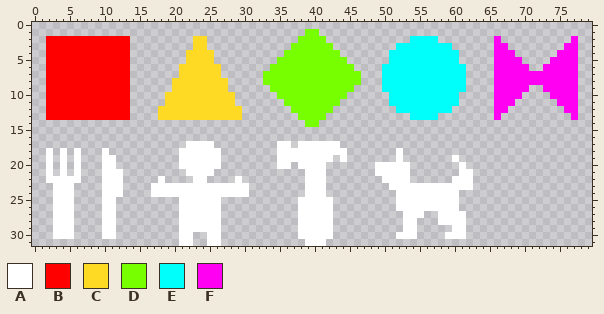
One commit to this sprite sheet: Assets/Graphics/Attributes/Attributes.png. Above: the version before the commit.
The file is 80x32 pixels.
Palette (. is transparent): A #ffffff  B #ff0000  C #ffda24  D #77ff00  E #00fffb  F #ff00f2
Pixels before (only the part around the change), first column x 11:
 0 .....................................................................
 1 ............................DD.......................................
 2 BBB.........CC.............DDDD............EEEE........F..........F..
 3 BBB.........CC............DDDDDD.........EEEEEEEE......FF........FF..
 4 BBB........CCCC..........DDDDDDDD.......EEEEEEEEEE.....FFF......FFF..
 5 BBB........CCCC.........DDDDDDDDDD......EEEEEEEEEE.....FFFF....FFFF..
 6 BBB.......CCCCCC.......DDDDDDDDDDDD....EEEEEEEEEEEE....FFFFF..FFFFF..
 7 BBB.......CCCCCC......DDDDDDDDDDDDDD...EEEEEEEEEEEE....FFFFFFFFFFFF..
 8 BBB......CCCCCCCC.....DDDDDDDDDDDDDD...EEEEEEEEEEEE....FFFFFFFFFFFF..
 9 BBB......CCCCCCCC......DDDDDDDDDDDD....EEEEEEEEEEEE....FFFFF..FFFFF..
10 BBB.....CCCCCCCCCC......DDDDDDDDDD......EEEEEEEEEE.....FFFF....FFFF..
11 BBB.....CCCCCCCCCC.......DDDDDDDD.......EEEEEEEEEE.....FFF......FFF..
12 BBB....CCCCCCCCCCCC.......DDDDDD.........EEEEEEEE......FF........FF..
13 BBB....CCCCCCCCCCCC........DDDD............EEEE........F..........F..
14 ............................DD.......................................
15 .....................................................................
16 .....................................................................
17 ...........AAAA.........AA.AAAAAA....................................
18 ..........AAAAAA........AAAAAAAAAA.......A...........................
19 A.........AAAAAA........AAAAAAAA.A.......A.......A...................
20 A.........AAAAAA........AA.AAAA.......AAAAA.......A..................
21 AA.........AAAA.............AAA.......AAAAA.......AA.................
New version:
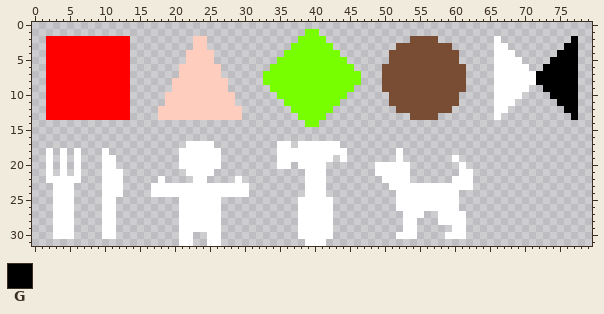
Colours new in this view: G #000000
What changed:
{"colour":"C","old":"#ffda24","new":"#ffcdbd"}
{"colour":"E","old":"#00fffb","new":"#784d33"}
{"y":2,"x":66,"old":"F","new":"A"}
{"y":2,"x":77,"old":"F","new":"G"}
{"y":3,"x":66,"old":"FF","new":"AA"}
{"y":3,"x":76,"old":"FF","new":"GG"}
{"y":4,"x":66,"old":"FFF","new":"AAA"}
{"y":4,"x":75,"old":"FFF","new":"GGG"}
{"y":5,"x":66,"old":"FFFF","new":"AAAA"}
{"y":5,"x":74,"old":"FFFF","new":"GGGG"}
{"y":6,"x":66,"old":"FFFFF","new":"AAAAA"}
{"y":6,"x":73,"old":"FFFFF","new":"GGGGG"}
{"y":7,"x":66,"old":"FFFFFFFFFFFF","new":"AAAAAAGGGGGG"}
{"y":8,"x":66,"old":"FFFFFFFFFFFF","new":"AAAAAAGGGGGG"}
{"y":9,"x":66,"old":"FFFFF","new":"AAAAA"}
{"y":9,"x":73,"old":"FFFFF","new":"GGGGG"}
{"y":10,"x":66,"old":"FFFF","new":"AAAA"}
{"y":10,"x":74,"old":"FFFF","new":"GGGG"}
{"y":11,"x":66,"old":"FFF","new":"AAA"}
{"y":11,"x":75,"old":"FFF","new":"GGG"}
{"y":12,"x":66,"old":"FF","new":"AA"}
{"y":12,"x":76,"old":"FF","new":"GG"}
{"y":13,"x":66,"old":"F","new":"A"}
{"y":13,"x":77,"old":"F","new":"G"}
{"label":"changed","picture_box":[158,36,242,120]}
{"label":"changed","picture_box":[382,36,466,120]}
{"label":"changed","picture_box":[494,36,578,120]}
